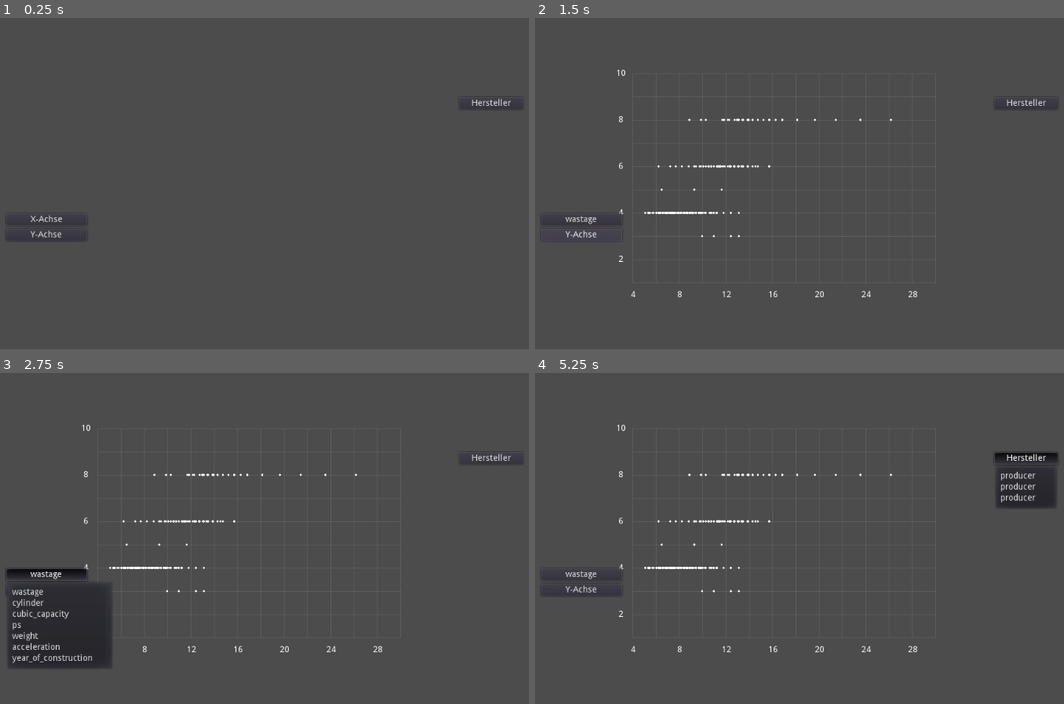
Above: before the commit, frames 1-4 (two rows, left to right).
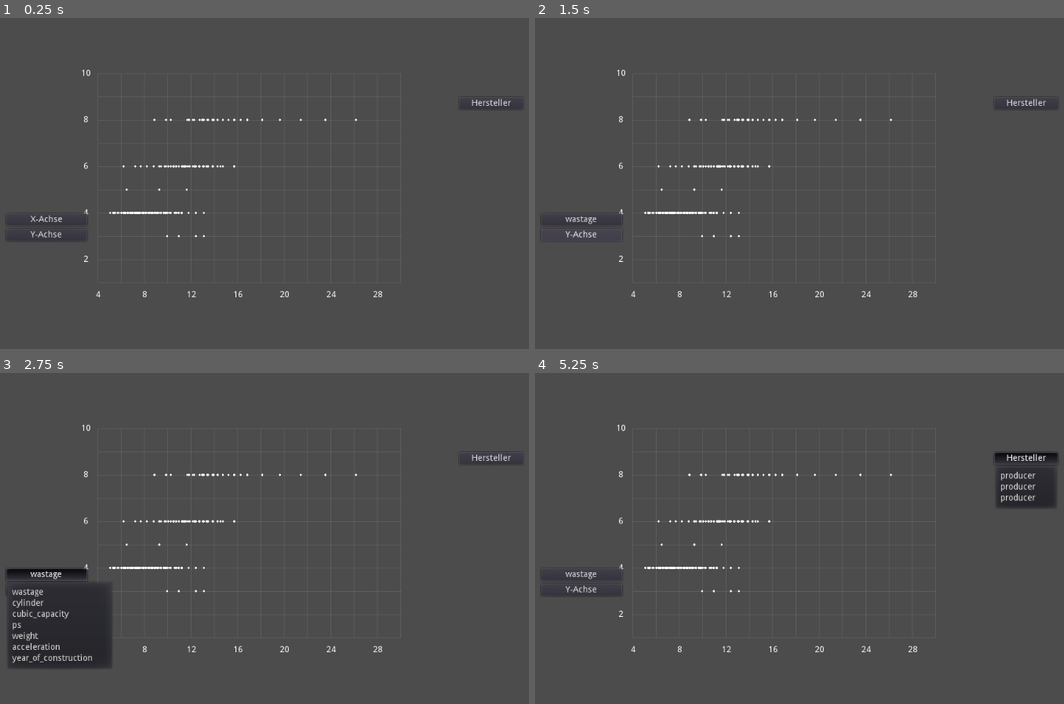
Above: after the commit, the same moments.

Repository: nevs-devs/cars
Game: Godot game, scene res://Main.tscn
Two runs of this game, one before a commit and one after it. Both use one fixed random seed, a clock stepped at 60 frames per second and the inputs below.
Inputs:
- Up to frame 1 (0.25 s): no input
- Up to frame 2 (1.5 s): click "X-Achse" at 0.5 s; click "Y-Achse" at 1.25 s
- Up to frame 3 (2.75 s): click "wastage" at 2 s
- Up to frame 4 (5.25 s): click "Hersteller" at 2.75 s; click "wastage" at 3.5 s; click "Y-Achse" at 4.25 s; click "Hersteller" at 5 s

The runs differ from the first frame. In frame 1, 0.5% of the frame differs, in the area x 15-76%, y 15-85%; in frame 2, less than 0.1%; in frame 3, less than 0.1%; in frame 4, less than 0.1%.

Commit message:
draw on ready

Diff:
--- a/Main.gd
+++ b/Main.gd
@@ -109,6 +109,8 @@
 		$SelectButton.get_popup().add_item('producer', index)
 		index += 1
 	$SelectButton.get_popup().connect('id_pressed', self, '_on_select_changed')
+
 func _ready():
 	read_cars()
 	add_options()
+	refresh_chart()
